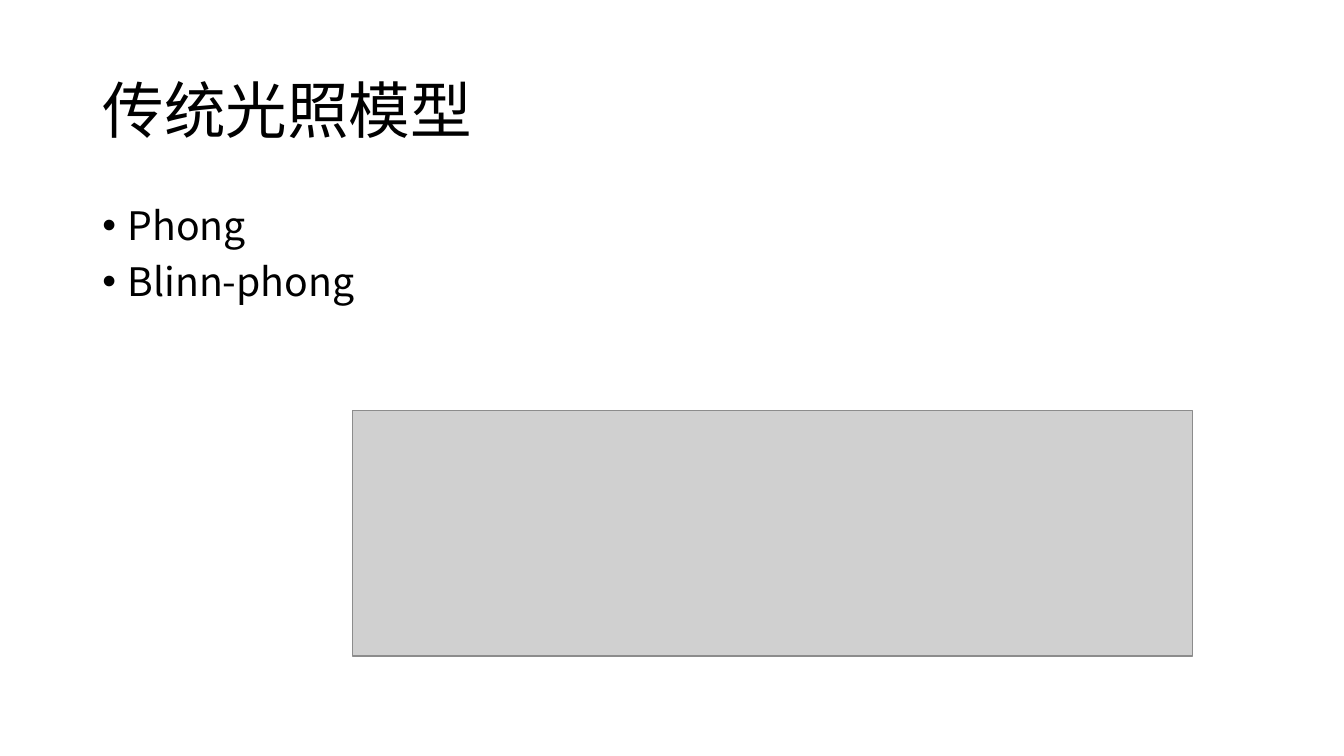
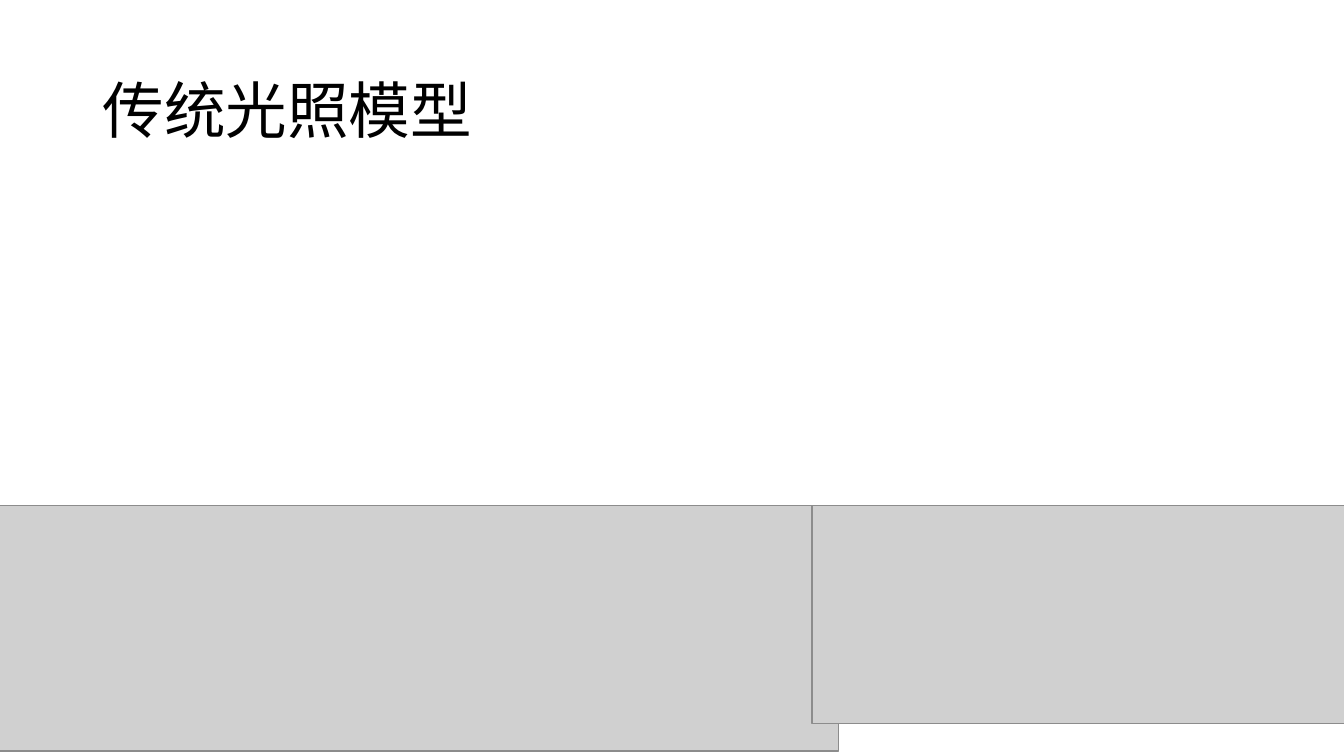
Before and after one commit to luxuia/pbr_demo, a slide deck: slide 2 of pbr和npr.pptx (slide 7 before the commit). Drawn at 1344x756 pixels with LibreOffice and Linux fonts; fonts in the diff are those of the drawing; grey boxes stand for pictures. Boxes give left, top, right and bottom in pixels: in the first picture for what was removed or moved away, otherwise in the second. Text is boxed around its words. In the diff, an @@ line names an element or a change of style, - is before the commit and + after.

```diff
--- a/pbr和npr.pptx
+++ b/pbr和npr.pptx
@@ text removed at box(128, 208, 355, 306) @@
-• Phong
-• Blinn-phong
@@ picture: place and size @@
-picture at box(353, 410, 1193, 656)
+picture at box(0, 505, 838, 751)
@@ picture added at box(813, 505, 1344, 724) @@
```
Also in this commit, not shown: 5 slides added, 7 other files.
